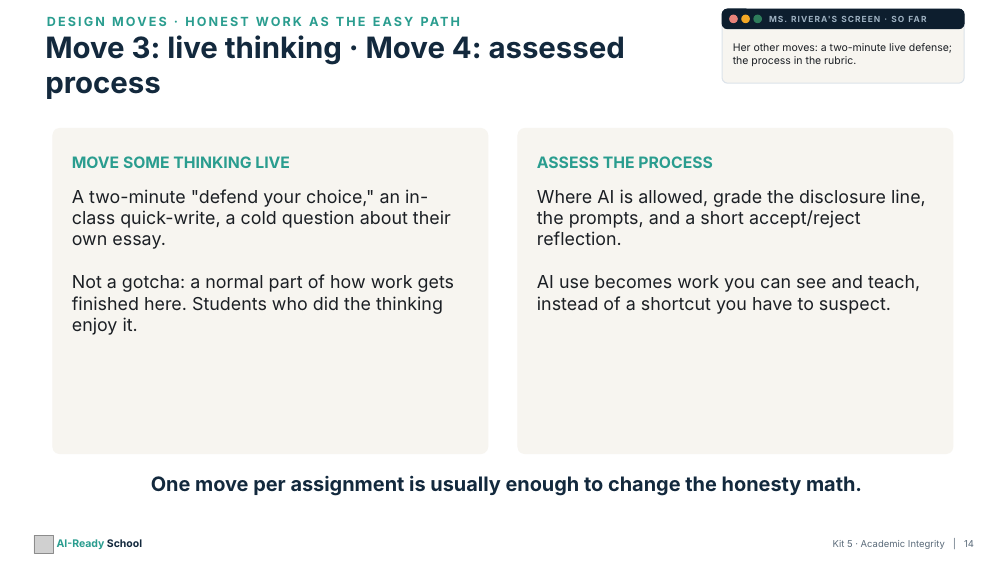
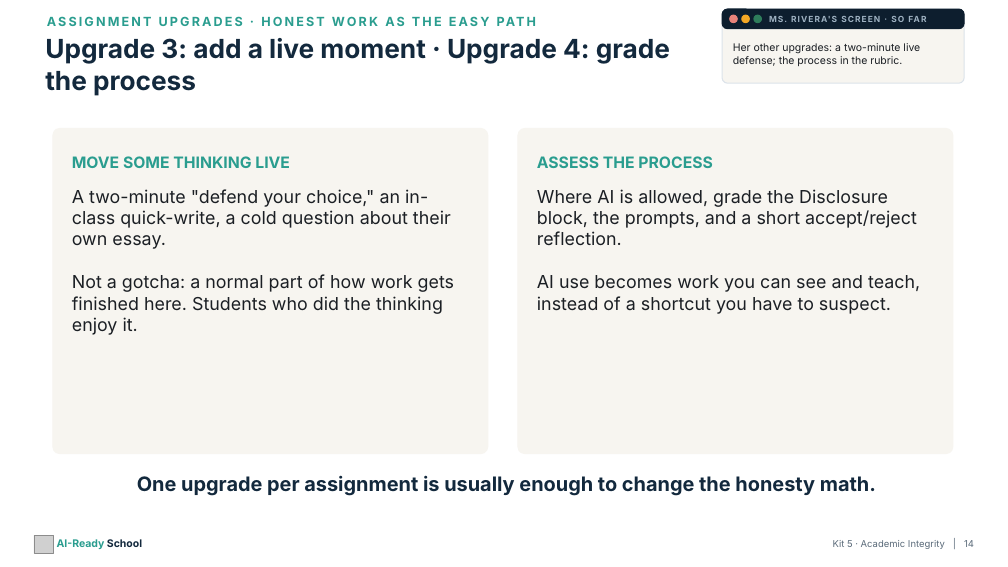
Before and after one commit to aspinozzi1/Ai-School-Ready, a slide deck: slide 14 of kits/kit05/Kit05_PresentationDeck.pptx. Drawn at 1008x567 pixels with LibreOffice and Linux fonts; fonts in the diff are those of the drawing; grey boxes stand for pictures. Boxes give left, top, right and bottom in pixels: in the first picture for what was removed or moved away, otherwise in the second. Text is boxed around its words. In the diff, an @@ line names an element or a change of style, - is before the commit and + after.

```diff
--- a/kits/kit05/Kit05_PresentationDeck.pptx
+++ b/kits/kit05/Kit05_PresentationDeck.pptx
@@ text at (x1=47, y1=11, x2=961, y2=33): text changed @@
-DESIGN MOVES · HONEST WORK AS THE EASY PATH
+ASSIGNMENT UPGRADES · HONEST WORK AS THE EASY PATH
@@ text at (x1=45, y1=38, x2=670, y2=96): text changed; size 28 to 25 pt @@
-Move 3: live thinking · Move 4: assessed process
+Upgrade 3: add a live moment · Upgrade 4: grade the process
@@ text at (x1=733, y1=43, x2=920, y2=66): text changed @@
-Her other moves: a two-minute live defense; the process in the rubric.
+Her other upgrades: a two-minute live defense; the process in the rubric.
@@ text at (x1=537, y1=189, x2=917, y2=245): text changed @@
-Where AI is allowed, grade the disclosure line, the prompts, and a short accept/reject reflection.
+Where AI is allowed, grade the Disclosure block, the prompts, and a short accept/reject reflection.
@@ text at (x1=137, y1=475, x2=876, y2=496): text changed @@
-One move per assignment is usually enough to change the honesty math.
+One upgrade per assignment is usually enough to change the honesty math.
```
Also in this commit, not shown: 14 other slides changed, 19 other files.
